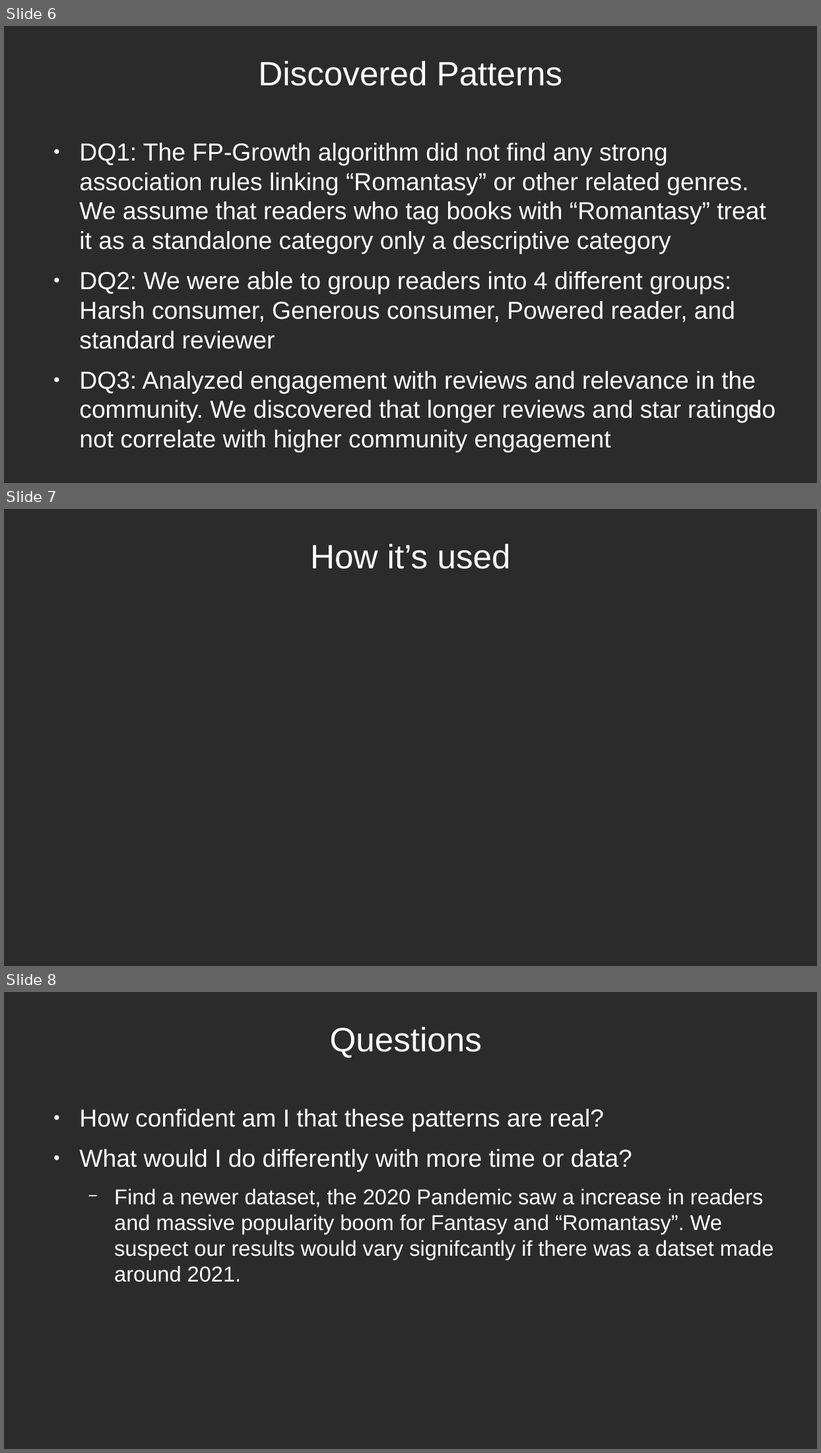
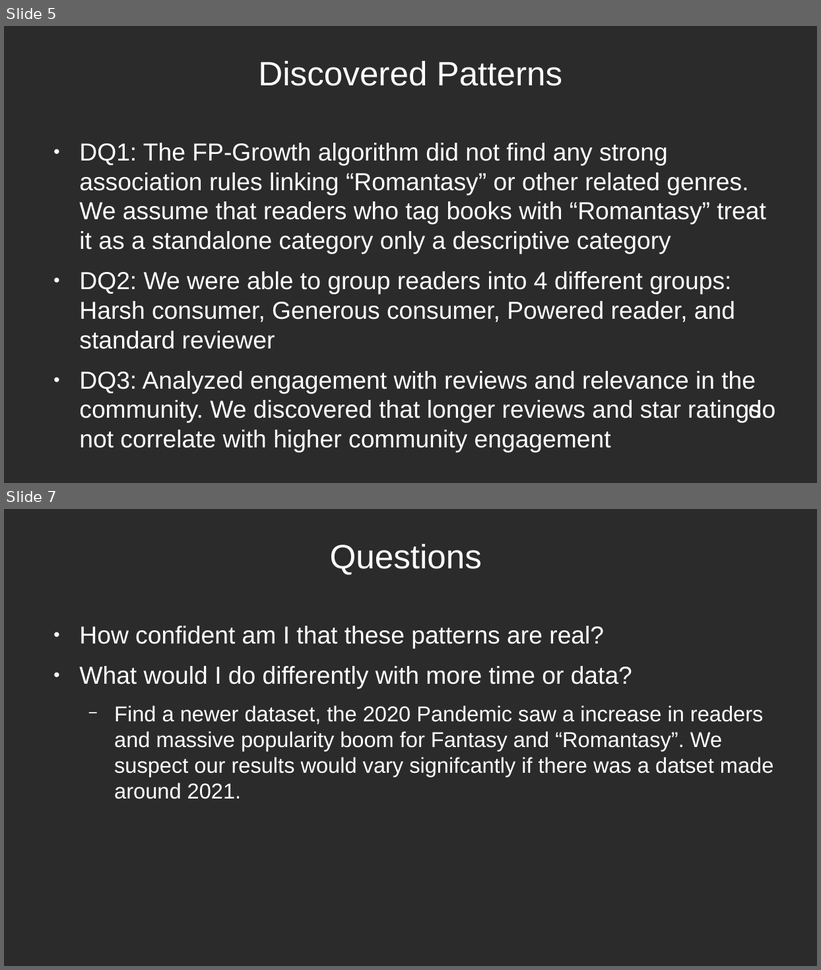
Before and after one commit to crystalstorm466/cs4412-project, a slide deck: docs/CS4412_David_Holland_Slides.odp. Shown one above the other, each under a label of ours: slides 6, 7 and 8 before the commit, slides 5 and 7 after it; the slides between them are not shown. The pictures are 821x1453 and 821x970 pixels, drawn with LibreOffice and Linux fonts; fonts in the diff are those of the drawing; background and template pictures are left out; a plain dark background stands for a picture behind light text. Boxes give left, top, right and bottom in pixels: in the first picture for what was removed or moved away, otherwise in the second. Text is boxed around its words. In the diff, an @@ line names an element or a change of style, - is before the commit and + after.

```diff
--- a/docs/CS4412_David_Holland_Slides.odp
+++ b/docs/CS4412_David_Holland_Slides.odp
@@ slide 7 removed at bbox=[4, 509, 817, 966], background picture (left out) @@
@@ title removed at bbox=[310, 544, 511, 569] @@
-How it’s used
@@ what was slide 6 is now slide 5 @@
@@ what was slide 8 is now slide 7 @@
```
Also in this commit, not shown: 1 slide changed.
